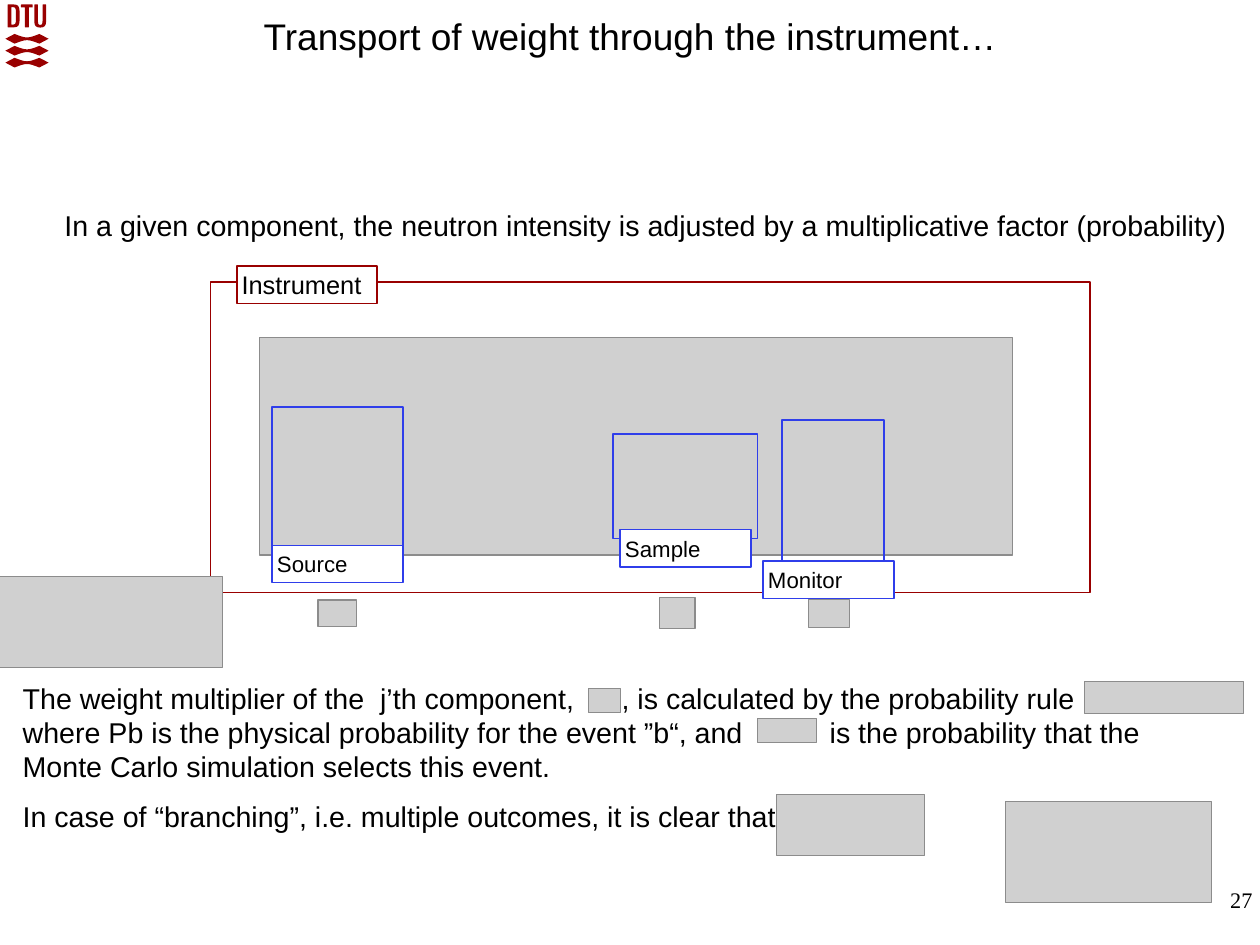
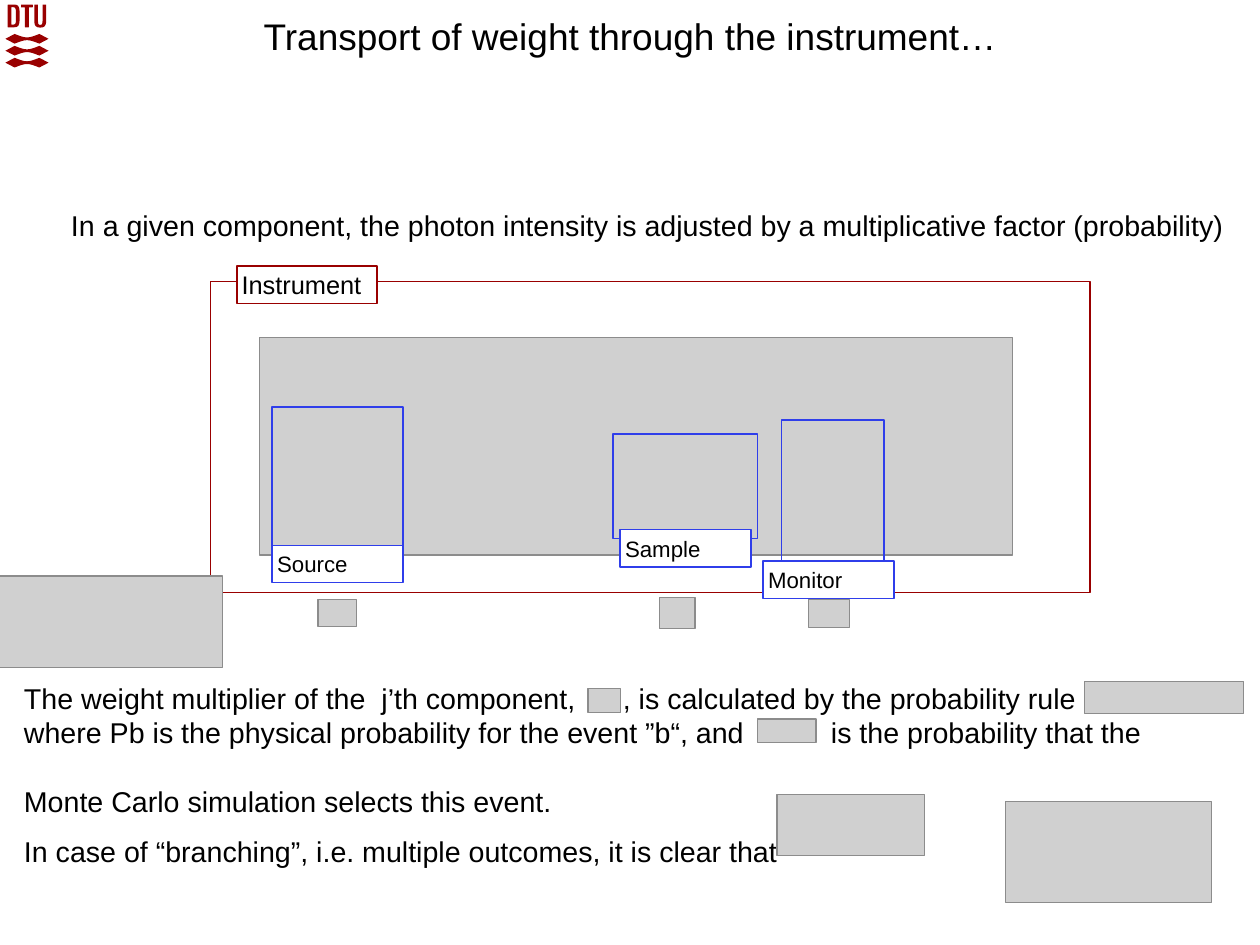
Before and after one commit to McStasMcXtrace/Schools, a slide deck: slide 27 of SOLEIL_March_2022/Day2_Thursday_March_10th/3_Components/McXtrace_component_and_instrument_concepts.pptx. Drawn at 1260x945 pixels with LibreOffice and Linux fonts; fonts in the diff are those of the drawing; grey boxes stand for pictures; background and template pictures are left out. Boxes give left, top, right and bottom in pixels: in the first picture for what was removed or moved away, otherwise in the second. Text is boxed around its words. In the diff, an @@ line names an element or a change of style, - is before the commit and + after.

Commit message:
SOLEIL 2022: 3-components: update presentation (remove 'neutron' -> 'photon')

```diff
--- a/SOLEIL_March_2022/Day2_Thursday_March_10th/3_Components/McXtrace_component_and_instrument_concepts.pptx
+++ b/SOLEIL_March_2022/Day2_Thursday_March_10th/3_Components/McXtrace_component_and_instrument_concepts.pptx
@@ text at (71, 215, 1222, 241): text changed @@
-In a given component, the neutron intensity is adjusted by a multiplicative factor (probability)
+In a given component, the photon intensity is adjusted by a multiplicative factor (probability)
@@ text "The weight multiplier of the ..." rewrapped from (23, 688, 1140, 833) to (24, 688, 1141, 867) @@
@@ page number removed at (1230, 893, 1252, 908) @@
-27
```
Also in this commit, not shown: 30 other slides changed, 1 other file.
